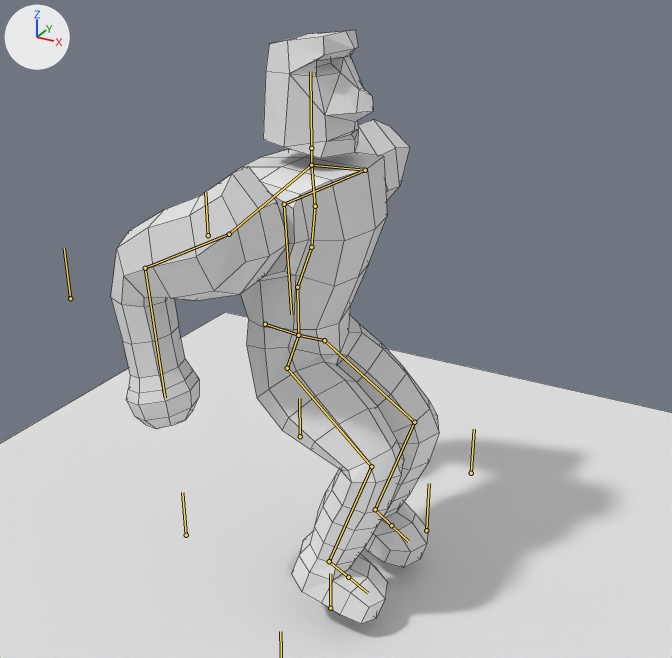
An edit to the Blender file Models/Tiki.blend, drawn before and after from the same camera.
One viewpoint serves both versions: a 50 mm lens placed at (8.58, -14.1, 12.22), pointed at (0.5, 0.59, 4.88). Every picture has the same lights, and +X, +Y and +Z are marked at upper left. The bones that bend it are drawn over the model as lines. Mesh edges are drawn as thin lines.

Objects in the first picture: 'Plane', 'head', 'torso'.
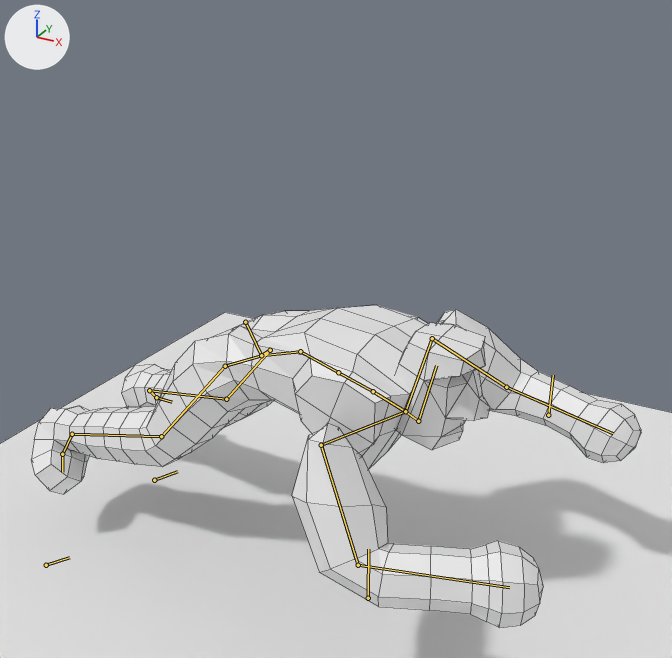
The newer file adds an action. The first version stands in its rest pose; the second is drawn at frame 5 of the action 'FwdSpRun'.

The change in detail:
Bone 'Bone.001' (bone_bone_001) moves from (0.0, 0.0, 0.0) to (-9.54, -3.96, 1.47).
Bone 'Bone.001' (bone_bone_001) turns from (0, 0, 0) to (-1, 29, -58) degrees about its own x, y and z.
Bone 'Bone.001' (bone_bone_001) is rescaled from (1.0, 1.0, 1.0) to (0.26, 0.01, 0.75).
Bone 'Bone.006' (bone_bone_006) moves from (0.0, 0.0, 0.0) to (-9.55, -4.05, -0.42).
Bone 'Bone.006' (bone_bone_006) turns from (0, 0, 0) to (-1, -32, -57) degrees about its own x, y and z.
Bone 'Bone.006' (bone_bone_006) is rescaled from (1.0, 1.0, 1.0) to (0.26, 0.01, 0.75).
Bone 'Bone.024' (bone_bone_024) moves from (0.0, 0.0, 0.0) to (7.59, -3.6, 2.08).
Bone 'Bone.024' (bone_bone_024) turns from (0, 0, 0) to (0, 70, 0) degrees about its own x, y and z.
Bone 'Bone.025' (bone_bone_025) moves from (0.0, 0.0, 0.0) to (6.72, -3.84, -0.72).
Bone 'Bone.026' (bone_bone_026) moves from (0.0, 0.0, 0.0) to (9.0, 1.23, 0.69).
Bone 'Bone.026' (bone_bone_026) turns from (0, 0, 0) to (0, 70, 0) degrees about its own x, y and z.
Bone 'Bone.026' (bone_bone_026) is rescaled from (1.0, 1.0, 1.0) to (0.89, 0.01, 0.12).
Bone 'Bone.027' (bone_bone_027) moves from (0.0, 0.0, 0.0) to (9.02, 1.22, 0.79).
Bone 'Bone.027' (bone_bone_027) is rescaled from (1.0, 1.0, 1.0) to (0.01, 0.01, 1.0).
Bone 'Bone.028' (bone_bone_028) moves from (0.0, 0.0, 0.0) to (-12.9, 2.56, 1.34).
Bone 'Bone.028' (bone_bone_028) turns from (0, 0, 0) to (-1, 29, -58) degrees about its own x, y and z.
Bone 'Bone.028' (bone_bone_028) is rescaled from (1.0, 1.0, 1.0) to (0.26, 0.01, 0.75).
Bone 'Bone.029' (bone_bone_029) moves from (0.0, 0.0, 0.0) to (-12.88, 2.46, -0.17).
Bone 'Bone.029' (bone_bone_029) turns from (0, 0, 0) to (-1, -32, -57) degrees about its own x, y and z.
Bone 'Bone.029' (bone_bone_029) is rescaled from (1.0, 1.0, 1.0) to (0.26, 0.01, 0.75).
Bone 'Bone.030' (bone_bone_030) moves from (0.0, 0.0, 0.0) to (-0.31, -0.68, -0.36).
Bone 'Bone.030' (bone_bone_030) turns from (0, 0, 0) to (-2, -1, 58) degrees about its own x, y and z.
Bone 'Bone.010' (bone_bone_010) turns from (0, 0, 0) to (0, 4, -7) degrees about its own x, y and z.
Bone 'Bone.013' (bone_bone_013) turns from (0, 0, 0) to (31, 31, 1) degrees about its own x, y and z.
Bone 'Bone.014' (bone_bone_014) turns from (0, 0, 0) to (2, 6, 35) degrees about its own x, y and z.
Bone 'Bone' (bone_bone) turns from (0, 0, 0) to (0, 0, -14) degrees about its own x, y and z.
Bone 'Bone.015' (bone_bone_015) turns from (0, 0, 0) to (1, -1, 101) degrees about its own x, y and z.
Bone 'Bone.019' (bone_bone_019) turns from (0, 0, 0) to (21, -10, -21) degrees about its own x, y and z.
Bone 'Bone.022' (bone_bone_022) turns from (0, 0, 0) to (-15, -12, -2) degrees about its own x, y and z.
Bone 'Bone.023' (bone_bone_023) turns from (0, 0, 0) to (-9, 4, 41) degrees about its own x, y and z.

Changed parts and their boxes (x1, y1, x2, y2) in the pictures (672 x 658 px):
'torso', posed (86% wider, 36% shorter): before (111, 120, 439, 624); after (31, 305, 641, 628)
'head', posed: before (263, 30, 373, 158); after (395, 323, 490, 450)
bone 'Bone.001', root to tip: before (471, 473) to (474, 429); after (154, 480) to (177, 471)
bone 'Bone.006', root to tip: before (426, 530) to (429, 483); after (46, 565) to (69, 557)
bone 'Bone.024', root to tip: before (208, 235) to (205, 192); after (548, 415) to (553, 375)
bone 'Bone.025', root to tip: before (70, 298) to (64, 248); after (368, 598) to (368, 549)
bone 'Bone.030', root to tip: before (265, 324) to (298, 335); after (245, 322) to (261, 355)
bone 'Bone.010', root to tip: before (298, 335) to (324, 340); after (261, 355) to (270, 350)
bone 'Bone.013', root to tip: before (375, 509) to (391, 525); after (149, 390) to (156, 397)
bone 'Bone.014', root to tip: before (391, 525) to (408, 541); after (156, 397) to (172, 402)
bone 'Bone', root to tip: before (298, 335) to (297, 287); after (261, 355) to (300, 351)
bone 'Bone.015', root to tip: before (311, 148) to (310, 71); after (418, 421) to (436, 365)
bone 'Bone.019', root to tip: before (298, 335) to (287, 368); after (261, 355) to (225, 366)
bone 'Bone.022', root to tip: before (329, 561) to (348, 577); after (72, 434) to (62, 454)
bone 'Bone.023', root to tip: before (348, 577) to (368, 593); after (62, 454) to (62, 472)
